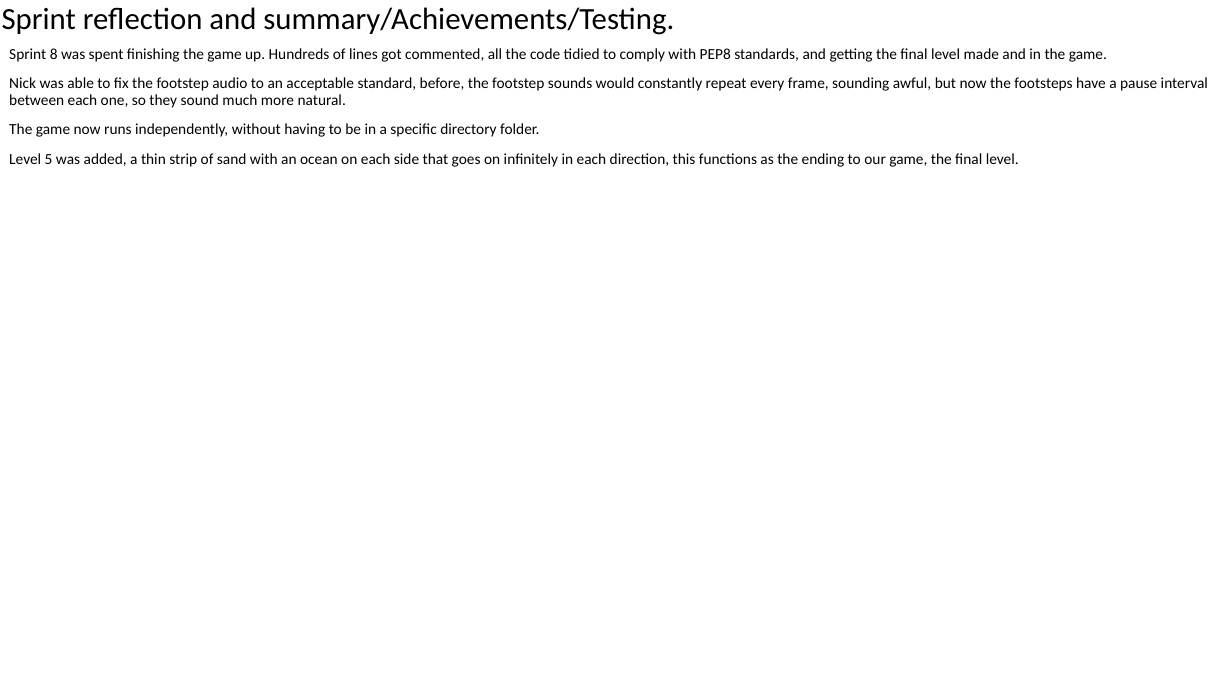
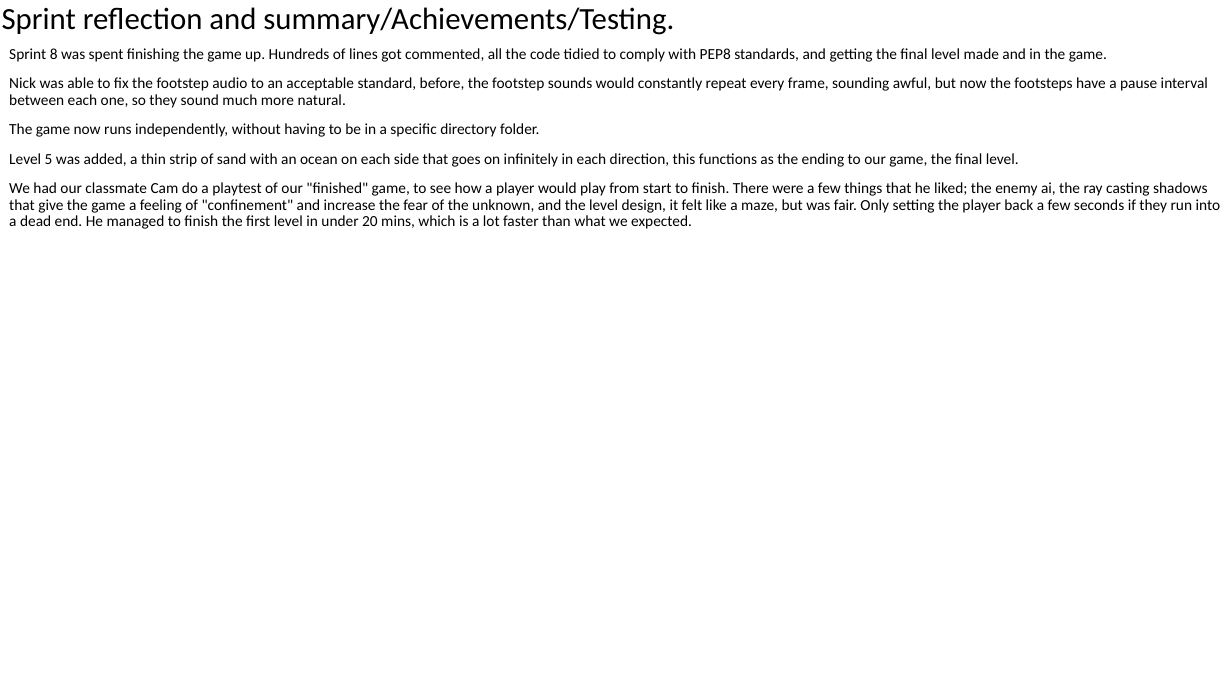
Before and after one commit to Digital-Tech-KKHS/game-design-balzac, a slide deck: slide 4 of documents/sprint-docs/AustinSprint8.pptx. Drawn at 1232x693 pixels with LibreOffice and Linux fonts; fonts in the diff are those of the drawing. Boxes give left, top, right and bottom in pixels: in the first picture for what was removed or moved away, otherwise in the second. Text is boxed around its words. In the diff, an @@ line names an element or a change of style, - is before the commit and + after.

Commit message:
testing

```diff
--- a/documents/sprint-docs/AustinSprint8.pptx
+++ b/documents/sprint-docs/AustinSprint8.pptx
@@ text at (9,182,1221,229): paragraph added @@
+We had our classmate Cam do a playtest of our "finished" game, to see how a player would play from start to finish. There were a few things that he liked; the enemy ai, the ray casting shadows that give the game a feeling of "confinement" and increase the fear of the unknown, and the level design, it felt like a maze, but was fair. Only setting the player back a few seconds if they run into a dead end. He managed to finish the first level in under 20 mins, which is a lot faster than what we expected.
```
Also in this commit, not shown: 3 other files.
